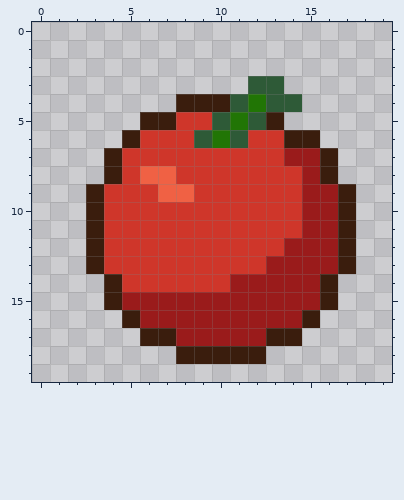
File history of a pixel-art sprite, GameJam/Assets/Sprites/Items/2/item1_2.png. The first picture shows the starting point.
The file is 20x20 pixels.
And afterwards:
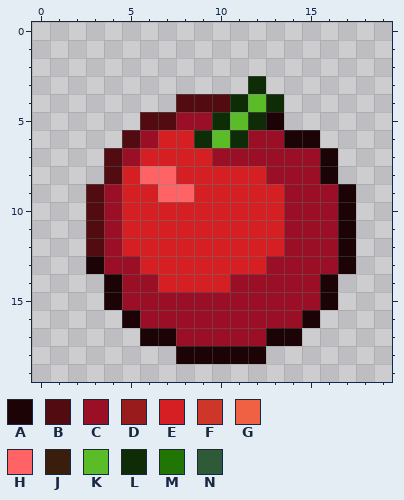
Palette (. is transparent): A #1c0305  B #510b11  C #9b0f26  D #9a1b1b  E #d61f22  F #cf362a  G #f06144  H #ff6365  J #3a1d0d  K #5abd27  L #0e2c05  M #217505  N #2e5a37
What changed:
@@ x 0..19 @@
  2 ....................
- 3 ............NN......
- 4 ........JJJNMNN.....
- 5 ......JJFFNMNJ......
- 6 .....JFFFNMNFFJJ....
- 7 ....JFFFFFFFFFDDJ...
- 8 ....JFGGFFFFFFFDJ...
- 9 ...JFFFGGFFFFFFDDJ..
-10 ...JFFFFFFFFFFFDDJ..
-11 ...JFFFFFFFFFFFDDJ..
-12 ...JFFFFFFFFFFDDDJ..
-13 ...JFFFFFFFFFDDDDJ..
-14 ....JFFFFFFDDDDDJ...
-15 ....JDDDDDDDDDDDJ...
-16 .....JDDDDDDDDDJ....
-17 ......JJDDDDDJJ.....
-18 ........JJJJJ.......
+ 3 ............L.......
+ 4 ........BBBLKL......
+ 5 ......BBCCLKLA......
+ 6 .....BCEELKLCCAA....
+ 7 ....BCEEEECCCCCCA...
+ 8 ....BEHHEEEEECCCA...
+ 9 ...BCEEHHEEEEECCCA..
+10 ...BCEEEEEEEEECCCA..
+11 ...BCEEEEEEEEECCCA..
+12 ...BCEEEEEEEEECCCA..
+13 ...ACCEEEEEEECCCCA..
+14 ....ACCEEEECCCCCA...
+15 ....ACCCCCCCCCCCA...
+16 .....ACCCCCCCCCA....
+17 ......AACCCCCAA.....
+18 ........AAAAA.......
 19 ....................
Boxes around the changes in both pictures, in picture pixels (x1, y1, x2, y2):
changed: (86, 76, 356, 364)
